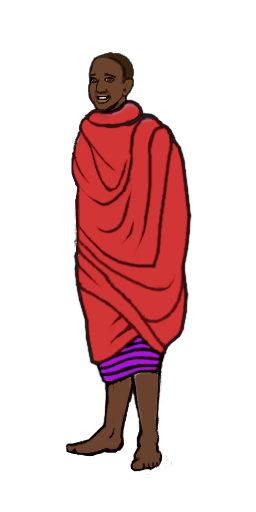
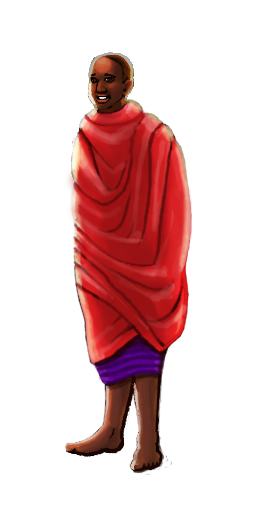
Comparing the layer stacks of the two 256px x 512px images. Changes:
added layer "Layer #2" (70%) above "Clipboard #2" over (x1=71, y1=99, x2=190, y2=363)
added layer "Clipboard #2" (30%) above "Layer #1" over (x1=65, y1=107, x2=185, y2=355)
added layer "Layer #1" (multiply, 37%) above "Layer" over (x1=65, y1=107, x2=185, y2=355)
added layer "Layer" above "Pasted Layer copy" over (x1=64, y1=54, x2=193, y2=474)
added layer "Clipboard" (color) above "Pasted Layer copy #2" over (x1=65, y1=52, x2=192, y2=475)
added layer "Pasted Layer copy #2" (hard light) above "Pasted Layer copy #1" over (x1=65, y1=52, x2=192, y2=475)
added layer "Pasted Layer" (hard light, 40%) above "saturation" over (x1=65, y1=52, x2=192, y2=475)
showed "toon style change copy" over (x1=90, y1=53, x2=134, y2=111)
